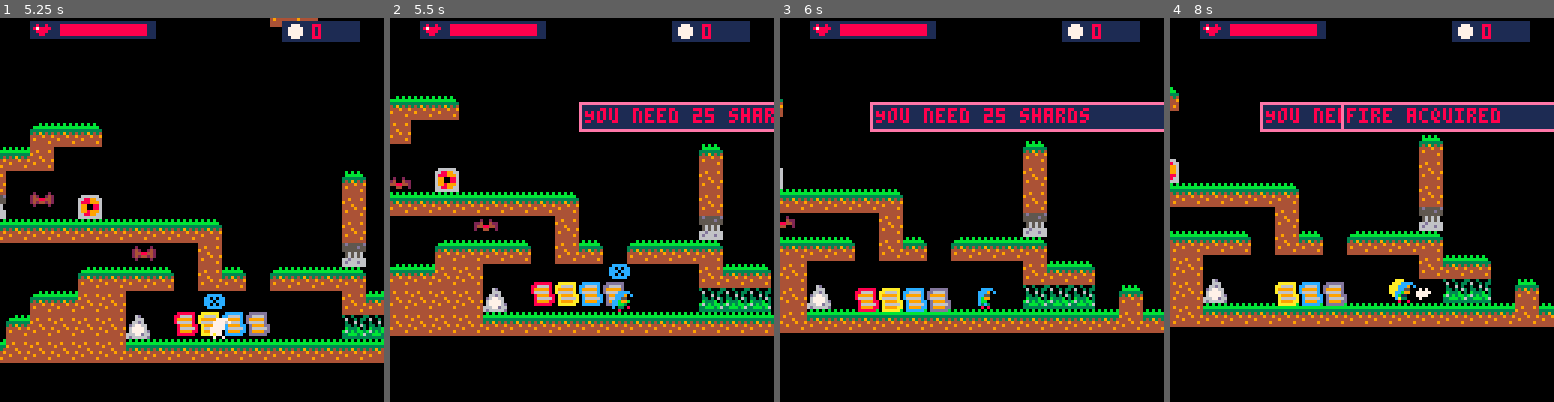
Above: before the commit, frames 1-4 (left to right).
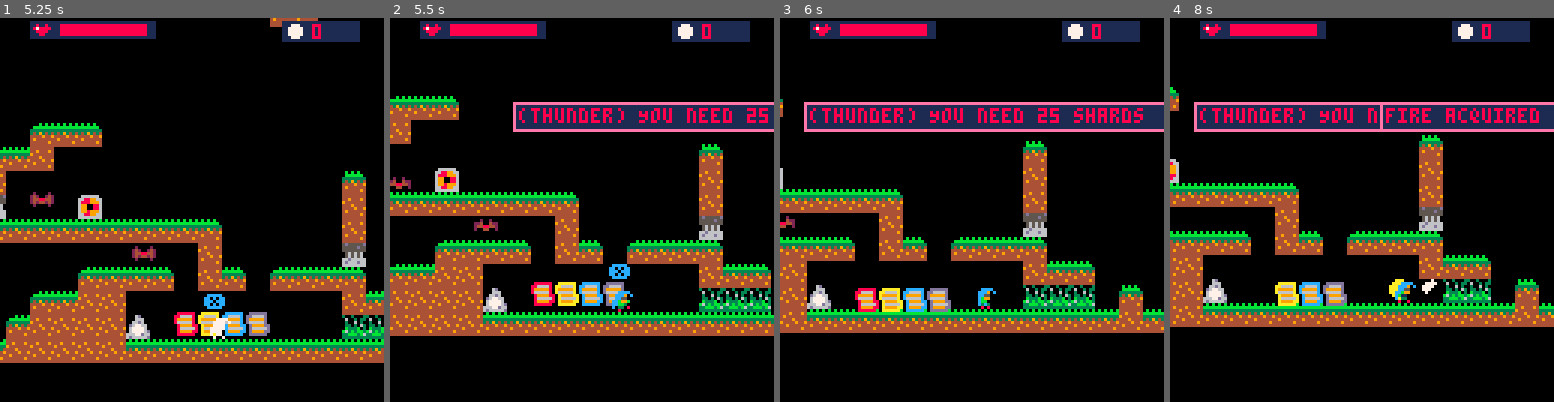
Above: after the commit, the same moments.

Repository: Mizar01/last_spellcaster
Game: PICO-8 cartridge microvania.p8
Same seed, same stepped clock (60 frames per second), same inputs: the game is played once before the commit and once after it.
Inputs:
- Up to frame 1 (5.25 s): tap X (X key) at 0.33, 0.7, 1.43, 2.58, 3.1, 3.62, 4.13, 4.65, 5.17 s; tap O (Z key) at 1.07, 1.8, 2.43, 3.07, 3.7, 4.33, 4.97 s; hold Right 2.33-3.33 s; hold Right 3.38-4.22 s; hold Up 4.27-4.67 s; hold Right from 4.72 s (still down)
- Up to frame 2 (5.5 s): keep holding Right
- Up to frame 3 (6 s): tap O (Z key) at 5.6 s; tap X (X key) at 5.68 s; release Right at 5.72 s; hold Down from 5.77 s (still down)
- Up to frame 4 (8 s): release Down at 6.1 s; hold Left 6.15-6.98 s; tap X (X key) every 0.52 s from 6.2 to 7.75 s; tap O (Z key) at 6.23, 6.87, 7.5 s; hold Right from 7.03 s (still down)

Frame 1 is identical in both runs. In frame 2, 2.2% of the frame differs, in the area x 32-100%, y 21-30%; in frame 3, 2.6%; in frame 4, 3.0%, in the area x 6-97%, y 21-74%.

Commit message:
Optimize stage configuration and shards movements towards player.

Diff:
--- a/game/game_config.lua
+++ b/game/game_config.lua
@@ -44,3 +44,11 @@
 
 -- 1 max dead per stage
 dead_messages = {}
+
+stage_config = {
+    build_stage_config_item("hello pris... ehm subject n.6", 13, "grass", 0),
+}
+
+-- adding to dstar other functions
+dstar_add("t1", function(t) return c_timer.new(t,false) end)
+dstar_add("t2", function(t) return c_timer.new(t,true) end)
--- a/game/hud.lua
+++ b/game/hud.lua
@@ -44,10 +44,9 @@
 
 c_slide_text = cstar("c_slide_text:c_hud_element", {
     __new = function(n, y, msg)
-        local calc_x = 122 - #msg * 5
-        local l = c_hud_element.new(calc_x, y, game.mgr.hud_mgr)
+        local l = c_hud_element.new(0, y, game.mgr.hud_mgr)
         l.msg = msg
-        l.final_pos = calc_x
+        l.final_pos = 122 - #msg * 4
         l.fixedx = l.final_pos + 250
         dstar(l, [[
             ttl_live = _fn_t1_2
--- a/game/main.lua
+++ b/game/main.lua
@@ -1,12 +1,3 @@
--- other dinamic game config before start
-stage_config = {
-    build_stage_config_item("hello pris... ehm subject n.6", 13, "grass", 0),
-}
-
--- adding to dstar other functions
-dstar_add("t1", function(t) return c_timer.new(t,false) end)
-dstar_add("t2", function(t) return c_timer.new(t,true) end)
-
 function _init()
     flog("\n\n\n\n----------- Game started -----------")
     game = c_game.new()
--- a/game/misc.lua
+++ b/game/misc.lua
@@ -282,14 +282,15 @@
 })
 
 c_scroll = cstar("c_scroll:c_interactive", {
-    __new = function(n, x, y, el, cost, fn)
+    __new = function(n, x, y, el, cost, name, fn)
         local l = c_interactive.new(x, y, game.mgr.misc_mgr)
         l = dstar(l, [[
             el = *1
             oy = *2
             int_fn = *3
             cost = *4
-        ]], {el, y, fn, cost and cost or el_cost[el]})
+            name = *5
+        ]], {el, y, fn, cost and cost or el_cost[el], name})
         l.spr.idle = { ss = 12 }
         return l
     end,
@@ -298,22 +299,23 @@
         self.y = self.oy + sin(time()) * 2
     end,
     interact = function(self)
+        local n = self.name or el_cls[self.el].name
         if (player.shards < self.cost) then
-            c_slide_text.new(30, "You need "..tostr(self.cost).." shards")
+            c_slide_text.new(30, "("..n..") You need "..tostr(self.cost).." shards")
             return
         end
         if (self.int_fn != nil) then
             self.int_fn(self)
-            return
-        end
-        -- default is to give element to player
-        player.cur_el = self.el
-        player.avail_el[self.el] = true
-        c_slide_text.new(30, el_cls[self.el].name.." acquired")
+        else
+            -- default is to give element to player
+            player.cur_el = self.el
+            player.avail_el[self.el] = true
+        end
+        c_slide_text.new(30, n.." acquired")
         self:del()
     end,
     draw = function(self)
-        pal(7, el_colors[self.el])
+        if (self.el) pal(7, el_colors[self.el])
         c_interactive.draw(self)
         pal()
     end
@@ -323,8 +325,8 @@
     __new = function(n, x, y)
         local l = c_obj.new(x, y, game.mgr.misc_mgr)
         dstar(l, [[
-            speed = 0.2
-            speed_inc = 1.1
+            speed = 0.1
+            speed_inc = 1.05
         ]])
         return l
     end,
@@ -335,8 +337,9 @@
             player.shards +=1;
             self:del()
         else
-            self.x += self.speed * (dpx < 0 and -1 or 1)
-            self.y += self.speed * (dpy < 0 and -1 or 1)
+            local r = self.speed/dist
+            self.x = lerp(self.x, player.x + 4, r)
+            self.y = lerp(self.y, player.y + 4, r)
             self.speed *= self.speed_inc
         end
     end,
--- a/game/utils.lua
+++ b/game/utils.lua
@@ -136,15 +136,6 @@
     return converted_type_map
 end
 
--- The format is compressed like that:
---  - 1 line only (its implicit that the map is given by the rows and cols of the string array)
---  - every digit from 0 to f represents a tile type or an object in the stage
---  see iws_map_compressor.lua for the full list of tile types/objects
---  - for rows x0 = "x", x1 = "xx", x2 = "xxx", x3 = "xxxx" etc (for example 14 times '1' is 1d)
--- Example of a 16x16 map with borders and empty inside:
--- "1f100d00100d00100d00100d00100d00100d00100d00100d00100d00100d00100d00100d00100d00100d001f"
--- In few words the odd characters are tile types, the even characters are counts (in hex) of how many times to repeat the previous tile type
--- Note that the minimum to get a meaningful info on map tile is made by 2 chars.
 function setup_stage_from_string()
 
     local map_string = stage_compressed_maps[stage]
